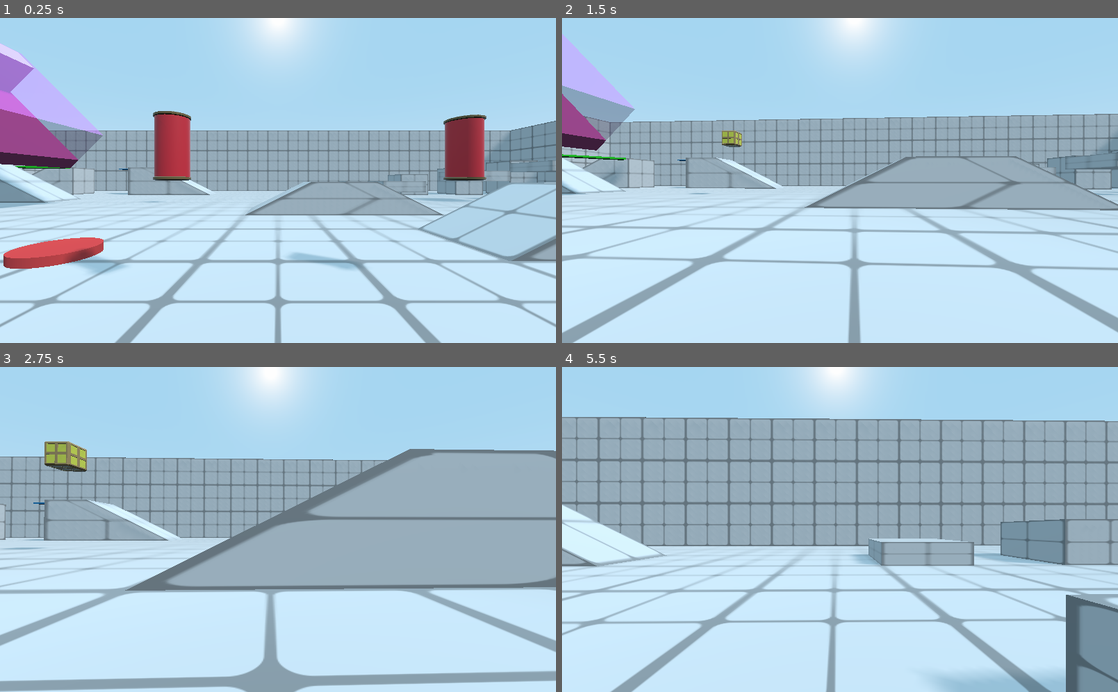
Above: before the commit, frames 1-4 (two rows, left to right).
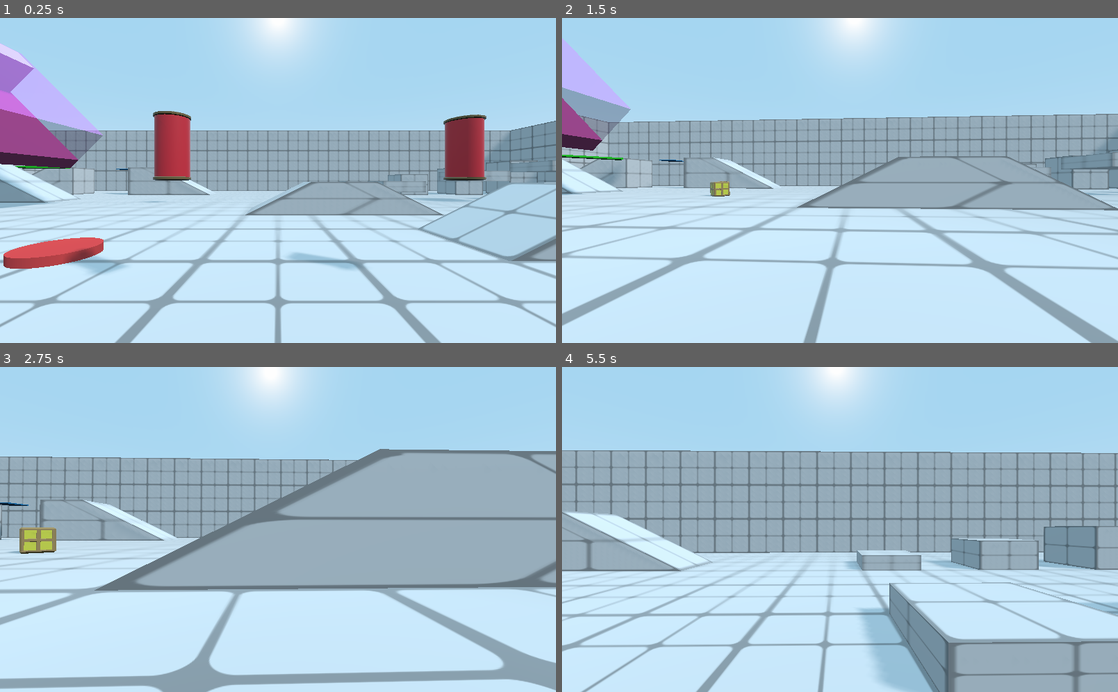
Above: after the commit, the same moments.

Repository: babypandabear3/bpb_fps_controller
Game: Godot game, scene res://demo/demo_scene.tscn
Same seed, same stepped clock (60 frames per second), same inputs: the game is played once before the commit and once after it.
Inputs (mouse positions are in pixels of both pictures, inside the frame that each line leads up to):
- Up to frame 1 (0.25 s): no input
- Up to frame 2 (1.5 s): move the mouse to (867, 180) at 0.52 s; hold W (movement_forward) from 0.53 s (still down); tap F (action_activate) at 0.6 s; tap Space (movement_jump) at 0.77 s; move the mouse to (812, 180) at 1.27 s; tap C (action_crouch_toggle) at 1.35 s
- Up to frame 3 (2.75 s): keep holding W (movement_forward); tap Space (movement_jump) at 1.52 s; move the mouse to (289, 523) at 2.02 s; press the mouse at (289, 523) at 2.03 s
- Up to frame 4 (5.5 s): keep holding W (movement_forward); move the mouse to (834, 536) at 2.77 s; release the mouse at (834, 536) at 2.78 s; right-click (834, 536) at 2.85 s; tap Space (movement_jump) at 3.02, 3.77, 4.52 s; move the mouse to (878, 532) at 3.52 s; hold Shift (action_sprint) 3.53-4.28 s; move the mouse to (795, 526) at 4.27 s; tap 1 (hotkey_1) at 4.35 s; move the mouse to (845, 529) at 5.02 s; tap 2 (hotkey_2) at 5.1 s

The runs differ from the first frame. In frame 1, less than 0.1% of the frame differs, in the area x 20-22%, y 46-47%; in frame 2, 11%; in frame 3, 14%; in frame 4, 41%, in the area x 0-100%, y 15-100%.

Commit message:
-change smoothing logic

Diff:
--- a/player_controller/smooth_move3D.gd
+++ b/player_controller/smooth_move3D.gd
@@ -1,14 +1,11 @@
 extends Spatial
 
 export (NodePath) var follow_target
-export (int) var skip_frame = 2
+
 var target : Spatial
-
-var gt2 : Transform
-var gt1 : Transform
-var gt0 : Transform
-
-var skip = 0
+var update = false
+var gt_prev : Transform
+var gt_current : Transform
 
 # Called when the node enters the scene tree for the first time.
 func _ready():
@@ -18,20 +15,20 @@
 		target = get_parent()
 	global_transform = target.global_transform
 
-	gt0 = target.global_transform
-	gt1 = target.global_transform
-	gt2 = target.global_transform
+	gt_prev = target.global_transform
+	gt_current = target.global_transform
+
+func update_transform():
+	gt_prev = gt_current
+	gt_current = target.global_transform
 
 func _process(_delta):
-	if skip > 0:
-		skip -= 1
-		return
+	if update:
+		update_transform()
+		update = false
 
 	var f = Engine.get_physics_interpolation_fraction()
-	global_transform = gt2.interpolate_with(gt1, f)
+	global_transform = gt_prev.interpolate_with(gt_current, f)
 
 func _physics_process(_delta):
-	skip = skip_frame
-	gt2 = gt1
-	gt1 = gt0
-	gt0 = target.global_transform
+	update = true
